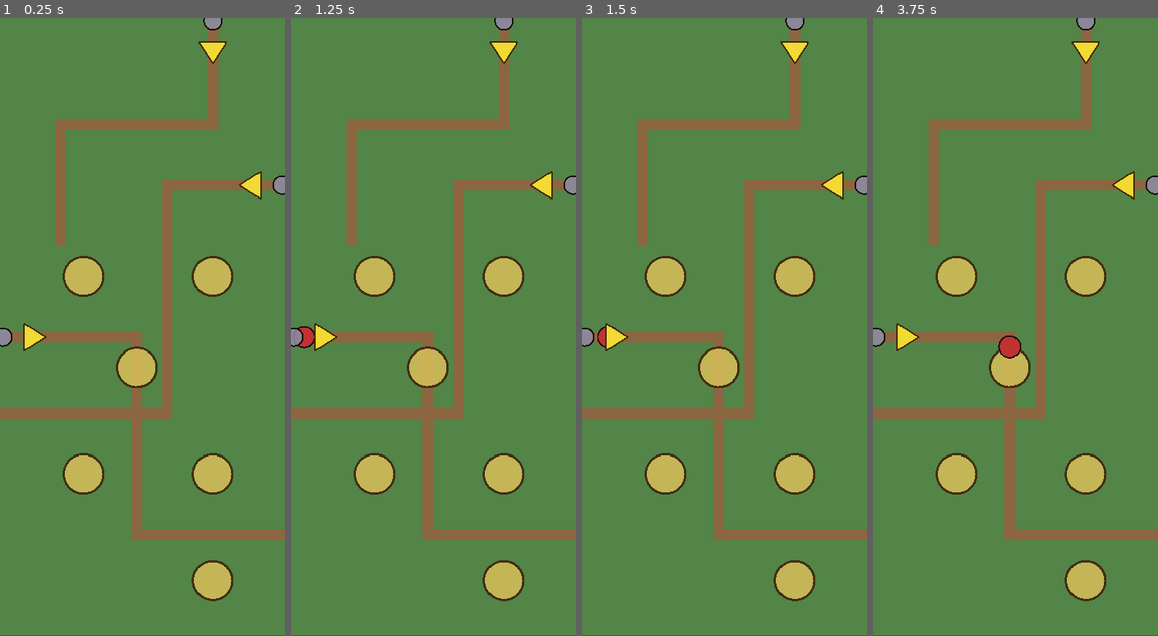
Above: before the commit, frames 1-4 (left to right).
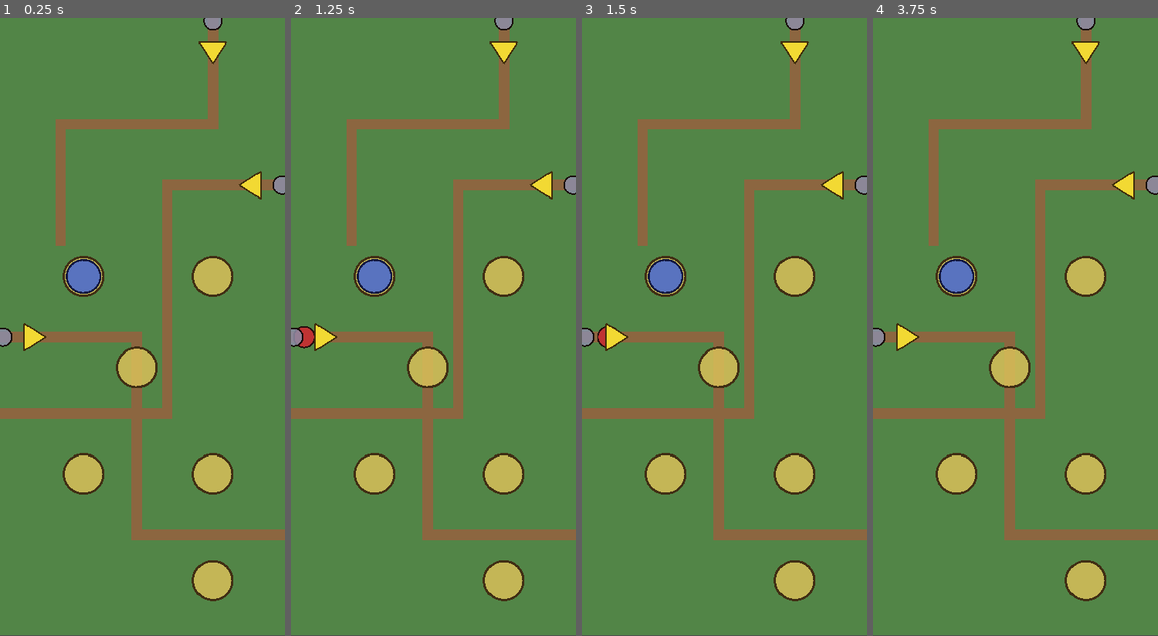
Above: after the commit, the same moments.

Repository: ookeooke/td1
Game: Godot game, scene res://main/Main.tscn
Two runs of this game, one before a commit and one after it. Both use one fixed random seed, a clock stepped at 60 frames per second and the inputs below.
Inputs:
- Up to frame 1 (0.25 s): no input
- Up to frame 2 (1.25 s): tap Enter at 0.5 s
- Up to frame 3 (1.5 s): no input
- Up to frame 4 (3.75 s): no input

The runs differ from the first frame. In frame 1, 0.6% of the frame differs, in the area x 23-36%, y 39-45%; in frame 2, 0.6%; in frame 3, 0.6%; in frame 4, 0.8%, in the area x 23-53%, y 39-56%.

Commit message:
Phase 6: archer tower + homing arrow
TowerData Resource mirrors the spec; adds one extra field
(projectile_scene) as an asset reference rather than a stat so each
tower type picks its own projectile without hard-coding the path.

base_tower.gd (class_name BaseTower) is Node2D with a child Area2D
RangeArea (mask=2) whose CollisionShape2D is sized from
data.attack_range at _ready(). AttackTimer fires on 1/attack_speed;
_pick_target polls range_area.get_overlapping_areas, skips DYING and
flyers-without-targets_flying, and picks the highest path_follow
progress_ratio (first-target strategy).

Arrow projectile homes on target each frame via normalized step,
applies damage on contact (< hit_radius), frees itself if target
dies mid-flight.

Main.gd Phase 6 harness places an archer on Spot1, then spawns one
enemy on the left path. Tower kills the enemy with ~3 shots; Phase 4
and Phase 5 harnesses removed.

tower_archer.tres: 4 dmg physical, 160 range, 1.2 atk/s, 50g cost.

Co-Authored-By: Claude Opus 4.6 <noreply@anthropic.com>

Diff:
--- a/main/Main.gd
+++ b/main/Main.gd
@@ -1,4 +1,6 @@
 extends Node2D
+
+const ARCHER_SCENE: PackedScene = preload("res://towers/TowerArcher.tscn")
 
 @onready var map: Node2D = $Map
 
@@ -12,21 +14,23 @@
 	EventBus.enemy_reached_end.connect(_on_enemy_reached_end)
 	EventBus.enemy_died.connect(_on_enemy_died)
 
-	_phase4_test_spawn()
+	_phase6_test_tower_vs_enemy()
 
 
-func _phase4_test_spawn() -> void:
+func _phase6_test_tower_vs_enemy() -> void:
+	_place_archer_on_spot("Spot1")
 	await get_tree().create_timer(1.0).timeout
 	var left_path: Path2D = map.get_path_by_id("left")
-	var enemy: Node = WaveManager.spawn_enemy(left_path, "left")
-	_phase5_test_damage(enemy)
+	WaveManager.spawn_enemy(left_path, "left")
 
 
-func _phase5_test_damage(enemy: Node) -> void:
-	await get_tree().create_timer(3.0).timeout
-	if is_instance_valid(enemy):
-		print("[Main] applying test TRUE damage to enemy...")
-		enemy.take_damage(999.0, DamageCalculator.DamageType.TRUE)
+func _place_archer_on_spot(spot_id: String) -> void:
+	var grid: Node = map.get_node("GridManager")
+	var pos: Vector2 = grid.get_spot_position(spot_id)
+	var archer: Node2D = ARCHER_SCENE.instantiate()
+	archer.position = pos
+	map.add_child(archer)
+	print("[Main] placed archer at %s %s" % [spot_id, pos])
 
 
 func _on_enemy_spawned(_enemy: Node, path_id: String) -> void:
--- /dev/null
+++ b/projectiles/Arrow.gd
@@ -0,0 +1,42 @@
+extends Node2D
+class_name Arrow
+
+@export var speed: float = 500.0
+@export var hit_radius: float = 10.0
+
+var _target: Node = null
+var _damage: float = 0.0
+var _damage_type: int = 0
+var _source: Node = null
+
+
+func setup(target: Node, damage: float, damage_type: int, source: Node) -> void:
+	_target = target
+	_damage = damage
+	_damage_type = damage_type
+	_source = source
+
+
+func _process(delta: float) -> void:
+	if not is_instance_valid(_target):
+		queue_free()
+		return
+	var to_target: Vector2 = _target.global_position - global_position
+	var dist: float = to_target.length()
+	if dist <= hit_radius:
+		if _target.has_method("take_damage"):
+			_target.take_damage(_damage, _damage_type, _source)
+		queue_free()
+		return
+	var step: float = minf(speed * delta, dist)
+	global_position += to_target.normalized() * step
+	rotation = to_target.angle()
+	queue_redraw()
+
+
+func _draw() -> void:
+	draw_line(Vector2(-10, 0), Vector2(8, 0), Color(0.9, 0.85, 0.7), 2.0)
+	draw_colored_polygon(
+		PackedVector2Array([Vector2(12, 0), Vector2(4, -4), Vector2(4, 4)]),
+		Color(0.95, 0.85, 0.55)
+	)
--- /dev/null
+++ b/projectiles/Arrow.tscn
@@ -0,0 +1,6 @@
+[gd_scene load_steps=2 format=3 uid="uid://b1td1arrow0000"]
+
+[ext_resource type="Script" path="res://projectiles/Arrow.gd" id="1_arrow"]
+
+[node name="Arrow" type="Node2D"]
+script = ExtResource("1_arrow")
--- /dev/null
+++ b/towers/TowerArcher.tscn
@@ -0,0 +1,17 @@
+[gd_scene load_steps=3 format=3 uid="uid://b1td1archer000"]
+
+[ext_resource type="Script" path="res://towers/base_tower.gd" id="1_tower"]
+[ext_resource type="Resource" path="res://towers/data/tower_archer.tres" id="2_data"]
+
+[node name="TowerArcher" type="Node2D"]
+script = ExtResource("1_tower")
+data = ExtResource("2_data")
+
+[node name="RangeArea" type="Area2D" parent="."]
+collision_layer = 0
+collision_mask = 2
+monitoring = true
+
+[node name="CollisionShape2D" type="CollisionShape2D" parent="RangeArea"]
+
+[node name="AttackTimer" type="Timer" parent="."]
--- /dev/null
+++ b/towers/TowerData.gd
@@ -0,0 +1,26 @@
+extends Resource
+class_name TowerData
+
+@export var tower_name: String = "Tower"
+@export var tower_id: String = ""
+@export var requires_unlock: bool = false
+
+@export var damage: float = 5.0
+@export var damage_type: int = 0  # DamageCalculator.DamageType
+@export var attack_range: float = 150.0
+@export var attack_speed: float = 1.0
+@export var cost: int = 50
+@export var sell_value: int = 30
+@export var targets_flying: bool = false
+
+@export var upgrade_cost_lvl2: int = 75
+@export var upgrade_cost_lvl3: int = 120
+@export var upgrade_a_scene: PackedScene
+@export var upgrade_b_scene: PackedScene
+@export var upgrade_a_data: Resource
+@export var upgrade_b_data: Resource
+
+# Asset reference — per tower; not a "stat" so keeping alongside config.
+@export var projectile_scene: PackedScene
+
+@export_multiline var encyclopedia_entry: String = ""
--- /dev/null
+++ b/towers/base_tower.gd
@@ -0,0 +1,68 @@
+extends Node2D
+class_name BaseTower
+
+@export var data: TowerData
+
+var level: int = 1
+
+@onready var range_area: Area2D = $RangeArea
+@onready var range_shape: CollisionShape2D = $RangeArea/CollisionShape2D
+@onready var attack_timer: Timer = $AttackTimer
+
+
+func _ready() -> void:
+	if data == null:
+		push_warning("[%s] no TowerData assigned" % name)
+		return
+
+	var circle := CircleShape2D.new()
+	circle.radius = data.attack_range
+	range_shape.shape = circle
+
+	attack_timer.wait_time = 1.0 / maxf(0.01, data.attack_speed)
+	attack_timer.one_shot = false
+	attack_timer.timeout.connect(_on_attack_tick)
+	attack_timer.start()
+
+
+func _on_attack_tick() -> void:
+	var target: Node = _pick_target()
+	if target == null:
+		return
+	_fire_projectile(target)
+
+
+func _pick_target() -> Node:
+	# First-target: enemy furthest along its PathFollow2D.
+	var best: Node = null
+	var best_progress: float = -1.0
+	for area in range_area.get_overlapping_areas():
+		if not (area is BaseEnemy):
+			continue
+		var enemy: BaseEnemy = area
+		if enemy.state == BaseEnemy.State.DYING:
+			continue
+		if enemy.data != null and enemy.data.is_flying and not data.targets_flying:
+			continue
+		var progress: float = 0.0
+		if enemy.get_parent() is PathFollow2D:
+			progress = enemy.get_parent().progress_ratio
+		if progress > best_progress:
+			best_progress = progress
+			best = enemy
+	return best
+
+
+func _fire_projectile(target: Node) -> void:
+	if data.projectile_scene == null:
+		return
+	var proj: Node2D = data.projectile_scene.instantiate()
+	get_parent().add_child(proj)
+	proj.global_position = global_position
+	if proj.has_method("setup"):
+		proj.setup(target, data.damage, data.damage_type, self)
+
+
+func _draw() -> void:
+	draw_circle(Vector2.ZERO, 22.0, Color(0.35, 0.45, 0.75))
+	draw_arc(Vector2.ZERO, 22.0, 0, TAU, 28, Color(0.08, 0.1, 0.25), 2.5)
--- /dev/null
+++ b/towers/data/tower_archer.tres
@@ -0,0 +1,21 @@
+[gd_resource type="Resource" script_class="TowerData" load_steps=3 format=3]
+
+[ext_resource type="Script" path="res://towers/TowerData.gd" id="1_data"]
+[ext_resource type="PackedScene" path="res://projectiles/Arrow.tscn" id="2_arrow"]
+
+[resource]
+script = ExtResource("1_data")
+tower_name = "Archer Tower"
+tower_id = "archer"
+requires_unlock = false
+damage = 4.0
+damage_type = 0
+attack_range = 160.0
+attack_speed = 1.2
+cost = 50
+sell_value = 30
+targets_flying = false
+upgrade_cost_lvl2 = 75
+upgrade_cost_lvl3 = 120
+projectile_scene = ExtResource("2_arrow")
+encyclopedia_entry = "Quick, low-damage volleys. Cheap and reliable."
Not shown, changed: SESSIONS.md
